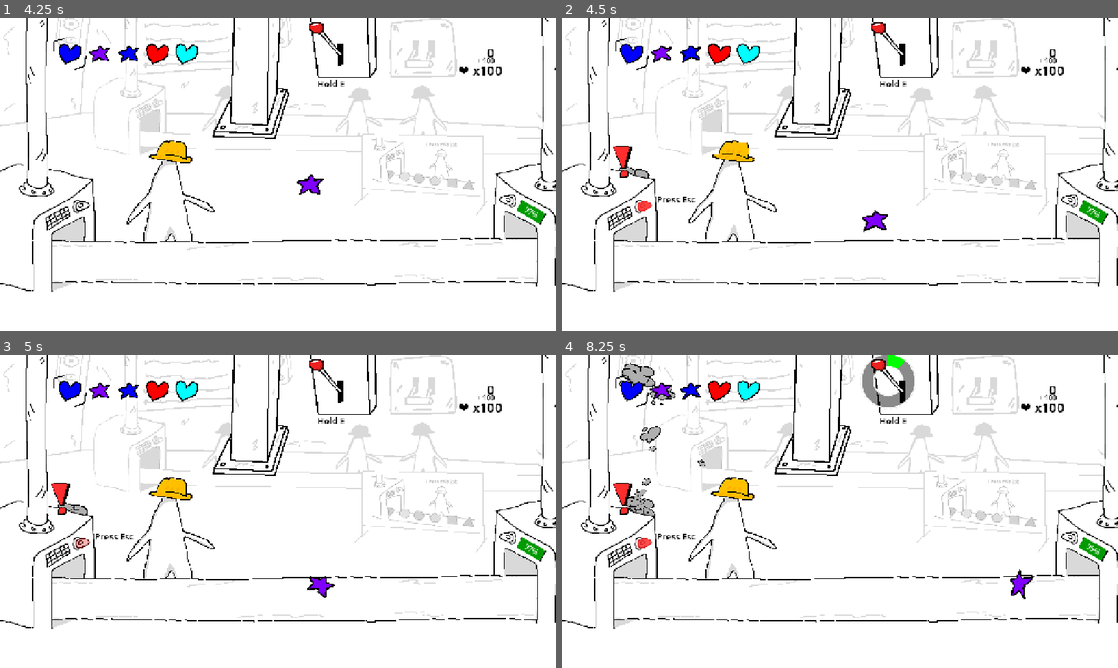
Above: before the commit, frames 1-4 (two rows, left to right).
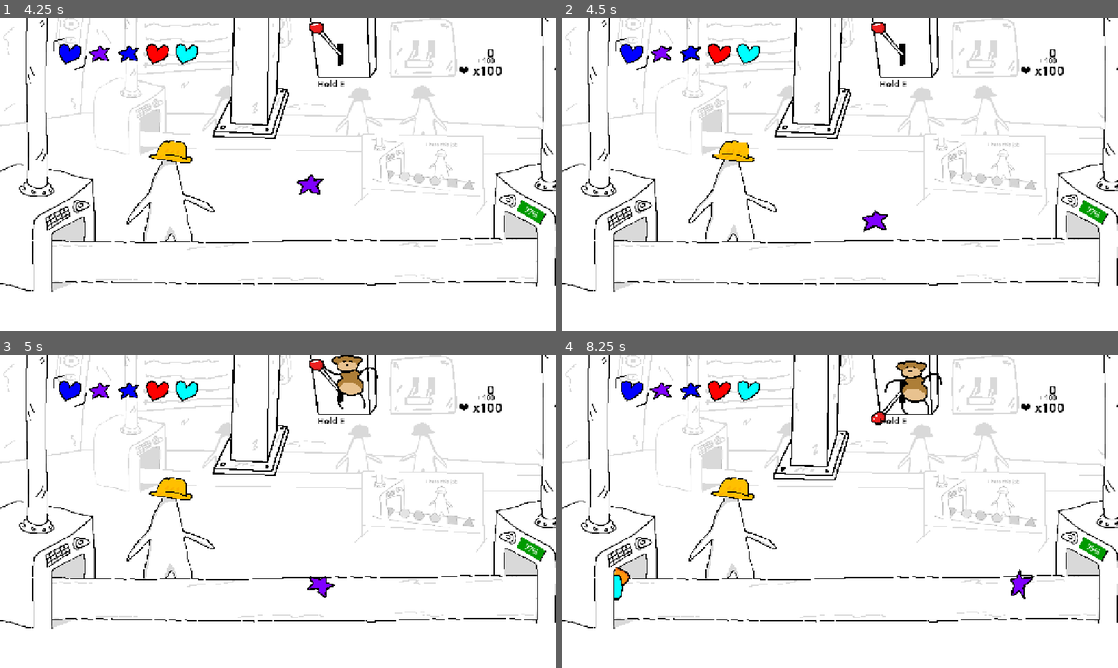
Above: after the commit, the same moments.

Repository: Kuatik/new-game-project
Game: Godot game, scene res://scenes/main.tscn
Two runs of this game, one before a commit and one after it. Both use one fixed random seed, a clock stepped at 60 frames per second and the inputs below.
Inputs (mouse positions are in pixels of both pictures, inside the frame that each line leads up to):
- Up to frame 1 (4.25 s): tap Enter (ui_accept) at 0.5, 0.77 s; move the mouse to (400, 158) at 0.52 s; hold E (lever_press) 0.53-1.25 s; click (400, 158) at 0.67 s; drag from (166, 190) to (272, 259) at 1.27 s; move the mouse to (333, 105) at 2.02 s; hold E (lever_press) 2.03-2.75 s; click (333, 105) at 2.17 s; drag from (250, 237) to (111, 127) at 2.77 s; drag from (5, 249) to (305, 174) at 3.52 s
- Up to frame 2 (4.5 s): drag from (673, 127) to (873, 187) at 4.27 s
- Up to frame 3 (5 s): no input
- Up to frame 4 (8.25 s): move the mouse to (867, 511) at 5.02 s; hold E (lever_press) 5.03-5.75 s; click (867, 511) at 5.17 s; drag from (756, 433) to (728, 527) at 5.77 s; move the mouse to (962, 495) at 6.52 s; hold E (lever_press) 6.53-7.25 s; click (962, 495) at 6.67 s; tap Enter (ui_accept) at 6.77 s; drag from (728, 527) to (834, 596) at 7.27 s; move the mouse to (895, 442) at 8.02 s; hold E (lever_press) from 8.03 s (still down); click (895, 442) at 8.17 s

Frame 1 is identical in both runs. In frame 2, 0.4% of the frame differs, in the area x 9-24%, y 40-62%; in frame 3, 1.0%; in frame 4, 3.6%, in the area x 9-69%, y 0-79%.

Commit message:
Add monkey event logic and press integration
Enhance monkey event: scenes/events/monkey.gd now implements timed/random activations, click-count interaction, face/texture swaps, animations, and schedules activations via a Timer; exposes press_node and delay range exports. main.tscn updated to adjust monkey animation tracks, node layout/anchors, default Enabled=false, set press_node path and max_delay, and connect MonkeyTexture gui_input to the monkey script. scripts/press.gd adds a body_destroyed signal (emitted when draggable is destroyed) and an activate_press() helper that triggers the press animation/logic so the monkey can activate the press. Overall this integrates the monkey event with the press and adds randomized activations and player clickable behavior.

Diff:
--- a/scenes/events/monkey.gd
+++ b/scenes/events/monkey.gd
@@ -1,22 +1,104 @@
 extends Control
 
 signal event_finished
-@export var Enabled: bool
+@export var Enabled: bool = true
+
+@export var press_node: Node2D   # сюда перетащить узел Press из сцены
+@export var min_delay: float = 3.0   # минимальная задержка между активациями
+@export var max_delay: float = 8.0   # максимальная задержка
 
 @onready var monkey_anim: AnimationPlayer = $MonkeyAnim
+var activation_timer: Timer
+
+var click_count: int = 0
+var required_clicks: int = 5
+
+@onready var monkey_texture: TextureRect = $MonkeyTexture
+const BIBIZYANKA_1 = preload("uid://bh2vommamgkbx")
+const BIBIZYANKA_2 = preload("uid://c42laed6fktb8")
+
+@onready var monkey_face: TextureRect = $MonkeyTexture/MonkeyFace
+const MONKEY_FACE_1 = preload("uid://b2sr307aytmas")
+const MONKEY_FACE_2 = preload("uid://vj35tk7i31d")
+const MONKEY_FACE_3 = preload("uid://dvhjxlnvc2l2i")
+const MONKEY_FACE_4 = preload("uid://cmcmwbepnw2gi")
+const MONKEY_FACE = preload("uid://c7817i72tvef")
 
 
-# Called when the node enters the scene tree for the first time.
-func _ready() -> void:
-	pass # Replace with function body.
+func _ready():
+	if not Enabled:
+		return
+	activation_timer = Timer.new()
+	activation_timer.one_shot = true
+	add_child(activation_timer)
+	activation_timer.timeout.connect(_activate_press_randomly)
+	press_node.body_destroyed.connect(wow_face)
+
+func wow_face():
+	monkey_face.texture = MONKEY_FACE_3
+	await get_tree().create_timer(2).timeout
+	monkey_face.texture = MONKEY_FACE_4
 
 
-# Called every frame. 'delta' is the elapsed time since the previous frame.
-func _process(delta: float) -> void:
-	pass
-
 func start_event():
-	pass
+	if not Enabled:
+		stop_event()
+		return
+	# Показываем обезьянку (если она скрыта)
+	monkey_anim.play("monkey")
+	click_count = 0
+	required_clicks = randi_range(5, 10)
+	# Запускаем первый таймер
+	schedule_next_activation()
 
 func stop_event():
+	if not Enabled:
+		event_finished.emit()
+		return
+	monkey_anim.play("RESET")
+	if activation_timer:
+		activation_timer.stop()
 	event_finished.emit()
+
+func schedule_next_activation():
+	monkey_texture.texture = BIBIZYANKA_1
+	var delay = randf_range(min_delay, max_delay)
+	activation_timer.start(delay)
+
+func _activate_press_randomly():
+	if press_node and is_instance_valid(press_node) and press_node.has_method("activate_press"):
+		press_node.activate_press()
+		print("press_node.activate_press()")
+		# Проигрываем анимацию обезьянки (например, дёрганье)
+		monkey_texture.texture = BIBIZYANKA_2
+		#monkey_face.texture = MONKEY_FACE_3
+		await get_tree().create_timer(2).timeout
+	# Планируем следующее срабатывание (если ивент ещё активен)
+	if visible:
+		schedule_next_activation()
+
+func _on_monkey_texture_gui_input(event: InputEvent):
+	#if not is_active:
+		#return
+	if event is InputEventMouseButton and event.pressed and event.button_index == MOUSE_BUTTON_LEFT:
+		click_count += 1
+		var face = randi_range(0,1)
+		if face == 0:
+			monkey_face.texture = MONKEY_FACE_2
+		else:
+			monkey_face.texture = MONKEY_FACE
+
+		# Визуальная обратная связь (например, мигание)
+		monkey_texture.modulate = Color(1, 0.5, 0.5)
+		await get_tree().create_timer(0.1).timeout
+		monkey_texture.modulate = Color(1, 1, 1)
+		monkey_face.texture = MONKEY_FACE_1
+
+		if click_count >= required_clicks:
+			# Обезьянка убегает
+			monkey_anim.play("RESET")
+			await monkey_anim.animation_finished
+			# Активируем пресс
+			#if press_node and press_node.has_method("activate_press"):
+				#press_node.activate_press()
+			stop_event()
--- a/scenes/main.tscn
+++ b/scenes/main.tscn
@@ -458,49 +458,6 @@
 }
 
 [sub_resource type="Animation" id="Animation_j2jfr"]
-resource_name = "Monkey"
-
-[sub_resource type="Animation" id="Animation_bu4jf"]
-resource_name = "MonkeyJump"
-length = 3.0
-tracks/0/type = "value"
-tracks/0/imported = false
-tracks/0/enabled = true
-tracks/0/path = NodePath("MonkeyTexture:position")
-tracks/0/interp = 1
-tracks/0/loop_wrap = true
-tracks/0/keys = {
-"times": PackedFloat32Array(0, 1, 2, 3),
-"transitions": PackedFloat32Array(1, 0.17075512, 0.18946472, 0.25000006),
-"update": 0,
-"values": [Vector2(1181, 394), Vector2(737, 394), Vector2(587, 160), Vector2(743, 39)]
-}
-tracks/1/type = "value"
-tracks/1/imported = false
-tracks/1/enabled = true
-tracks/1/path = NodePath("MonkeyTexture:z_index")
-tracks/1/interp = 1
-tracks/1/loop_wrap = true
-tracks/1/keys = {
-"times": PackedFloat32Array(0, 1.1666666),
-"transitions": PackedFloat32Array(0.19614607, 1e-05),
-"update": 1,
-"values": [-3, 3]
-}
-tracks/2/type = "value"
-tracks/2/imported = false
-tracks/2/enabled = true
-tracks/2/path = NodePath("MonkeyTexture:position:y")
-tracks/2/interp = 1
-tracks/2/loop_wrap = false
-tracks/2/keys = {
-"times": PackedFloat32Array(0, 0.25574163, 0.4666667, 0.7224083, 0.86952156, 2, 3),
-"transitions": PackedFloat32Array(1, 1, 1, 1, 0.3077861, 0.112656415, 0.120742165),
-"update": 0,
-"values": [394.0, 404.0, 394.0, 404.0, 394.0, 160.0, 39.0]
-}
-
-[sub_resource type="Animation" id="Animation_o7ddy"]
 length = 0.001
 tracks/0/type = "value"
 tracks/0/imported = false
@@ -512,38 +469,28 @@
 "times": PackedFloat32Array(0),
 "transitions": PackedFloat32Array(1),
 "update": 0,
-"values": [Vector2(1181, 394)]
-}
-tracks/1/type = "value"
-tracks/1/imported = false
-tracks/1/enabled = true
-tracks/1/path = NodePath("MonkeyTexture:z_index")
-tracks/1/interp = 1
-tracks/1/loop_wrap = true
-tracks/1/keys = {
-"times": PackedFloat32Array(0),
-"transitions": PackedFloat32Array(1),
-"update": 1,
-"values": [1]
-}
-tracks/2/type = "value"
-tracks/2/imported = false
-tracks/2/enabled = true
-tracks/2/path = NodePath("MonkeyTexture:position:y")
-tracks/2/interp = 1
-tracks/2/loop_wrap = true
-tracks/2/keys = {
-"times": PackedFloat32Array(0),
-"transitions": PackedFloat32Array(1),
-"update": 1,
-"values": [394.0]
+"values": [Vector2(743, -127)]
+}
+
+[sub_resource type="Animation" id="Animation_bjg73"]
+resource_name = "monkey"
+tracks/0/type = "value"
+tracks/0/imported = false
+tracks/0/enabled = true
+tracks/0/path = NodePath("MonkeyTexture:position")
+tracks/0/interp = 1
+tracks/0/loop_wrap = true
+tracks/0/keys = {
+"times": PackedFloat32Array(0, 1),
+"transitions": PackedFloat32Array(0.29730183, 1),
+"update": 0,
+"values": [Vector2(743, -127), Vector2(743, 13)]
 }
 
 [sub_resource type="AnimationLibrary" id="AnimationLibrary_0loja"]
 _data = {
-&"Monkey": SubResource("Animation_j2jfr"),
-&"MonkeyJump": SubResource("Animation_bu4jf"),
-&"RESET": SubResource("Animation_o7ddy")
+&"RESET": SubResource("Animation_j2jfr"),
+&"monkey": SubResource("Animation_bjg73")
 }
 
 [node name="main" type="Node2D" unique_id=432361688]
@@ -1054,6 +1001,7 @@
 grow_vertical = 2
 mouse_filter = 2
 script = ExtResource("24_2wyq8")
+Enabled = false
 
 [node name="GPUParticles2D" type="GPUParticles2D" parent="Events/ElectricityCrash" unique_id=619549848]
 z_index = -2
@@ -1274,12 +1222,13 @@
 mouse_filter = 2
 color = Color(1, 1, 1, 0)
 
-[node name="Monkey" type="Control" parent="Events" unique_id=2054358397]
-visible = false
+[node name="Monkey" type="Control" parent="Events" unique_id=2054358397 node_paths=PackedStringArray("press_node")]
 anchors_preset = 0
 offset_right = 40.0
 offset_bottom = 40.0
 script = ExtResource("48_nvyfr")
+press_node = NodePath("../../Press")
+max_delay = 5.0
 
 [node name="MonkeyAnim" type="AnimationPlayer" parent="Events/Monkey" unique_id=1420440762]
 libraries/ = SubResource("AnimationLibrary_0loja")
@@ -1287,19 +1236,22 @@
 [node name="MonkeyTexture" type="TextureRect" parent="Events/Monkey" unique_id=1107102448]
 z_index = 1
 layout_mode = 0
-offset_left = 1181.0
-offset_top = 394.0
-offset_right = 1308.0051
-offset_bottom = 520.00085
+offset_left = 743.0
+offset_top = -127.0
+offset_right = 870.0051
+offset_bottom = -0.9991455
 texture = ExtResource("49_j2jfr")
 
 [node name="MonkeyFace" type="TextureRect" parent="Events/Monkey/MonkeyTexture" unique_id=1193812221]
-layout_mode = 0
-offset_left = 44.0
-offset_top = 15.0
-offset_right = 67.0
-offset_bottom = 28.0
+layout_mode = 1
+anchors_preset = -1
+anchor_left = 0.3621901
+anchor_top = 0.103173904
+anchor_right = 0.54328513
+anchor_bottom = 0.20634781
+grow_horizontal = 2
 texture = ExtResource("50_bjg73")
+metadata/_edit_use_anchors_ = true
 
 [node name="green_bulb" type="TextureRect" parent="." unique_id=199066953]
 visible = false
@@ -1322,3 +1274,4 @@
 [connection signal="timeout" from="Press/Lever/LeverCooldown" to="Press" method="_on_lever_cooldown_timeout"]
 [connection signal="mouse_entered" from="Events/Lights/LightLever/A_Lever" to="Events/Lights" method="_on_a_lever_mouse_entered"]
 [connection signal="pressed" from="Events/BossBlack/BossTextControl/VBoxContainer/Button" to="Events/BossBlack" method="_on_button_pressed"]
+[connection signal="gui_input" from="Events/Monkey/MonkeyTexture" to="Events/Monkey" method="_on_monkey_texture_gui_input"]
--- a/scripts/press.gd
+++ b/scripts/press.gd
@@ -1,4 +1,6 @@
 extends Node2D
+
+signal body_destroyed
 
 @onready var animation_player: AnimationPlayer = $AnimationPlayer
 @onready var lever_progress: TextureProgressBar = $Lever/LeverProgress
@@ -60,9 +62,26 @@
 func _on_area_2d_body_entered(body: Node2D) -> void:
 	if body is DraggableShape:
 		body.destroy()
+		body_destroyed.emit()
 		destroy_sound.playing = true
 
 
 func _on_lever_cooldown_timeout() -> void:
 	lever_texture.visible = true
 	lever_texture_Active.visible = false
+
+# FOR MONKEY
+
+# Добавьте эту функцию в конец press.gd
+func activate_press():
+	print("activate_press() ПРИШЛО")
+	if lever_cooldown.is_stopped() and event_active:
+		value = 100
+		set_value()
+		lever_texture.visible = false
+		lever_texture_Active.visible = true
+		animation_player.play("press")
+		# audio.play()
+		value = 0
+		set_value()
+		lever_cooldown.start()
